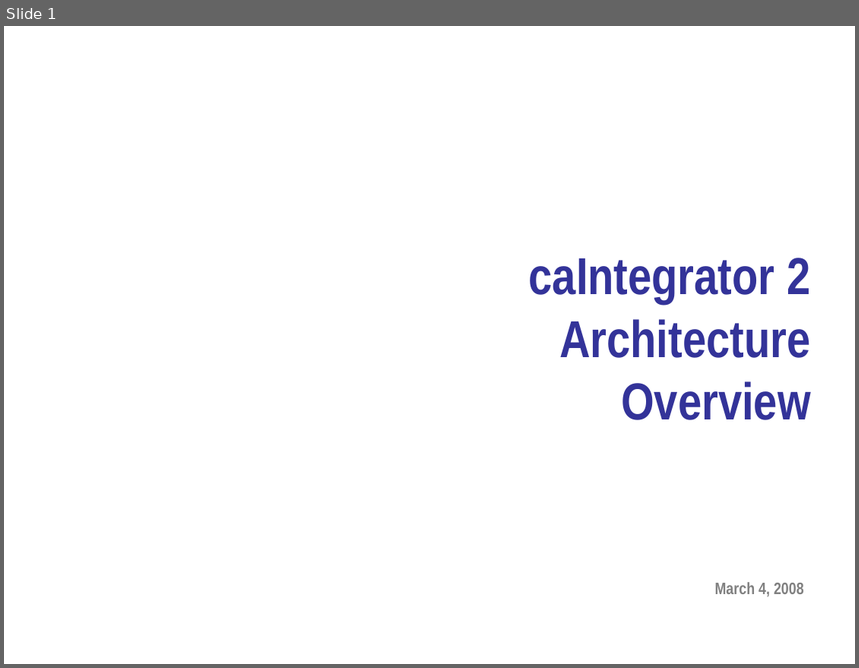
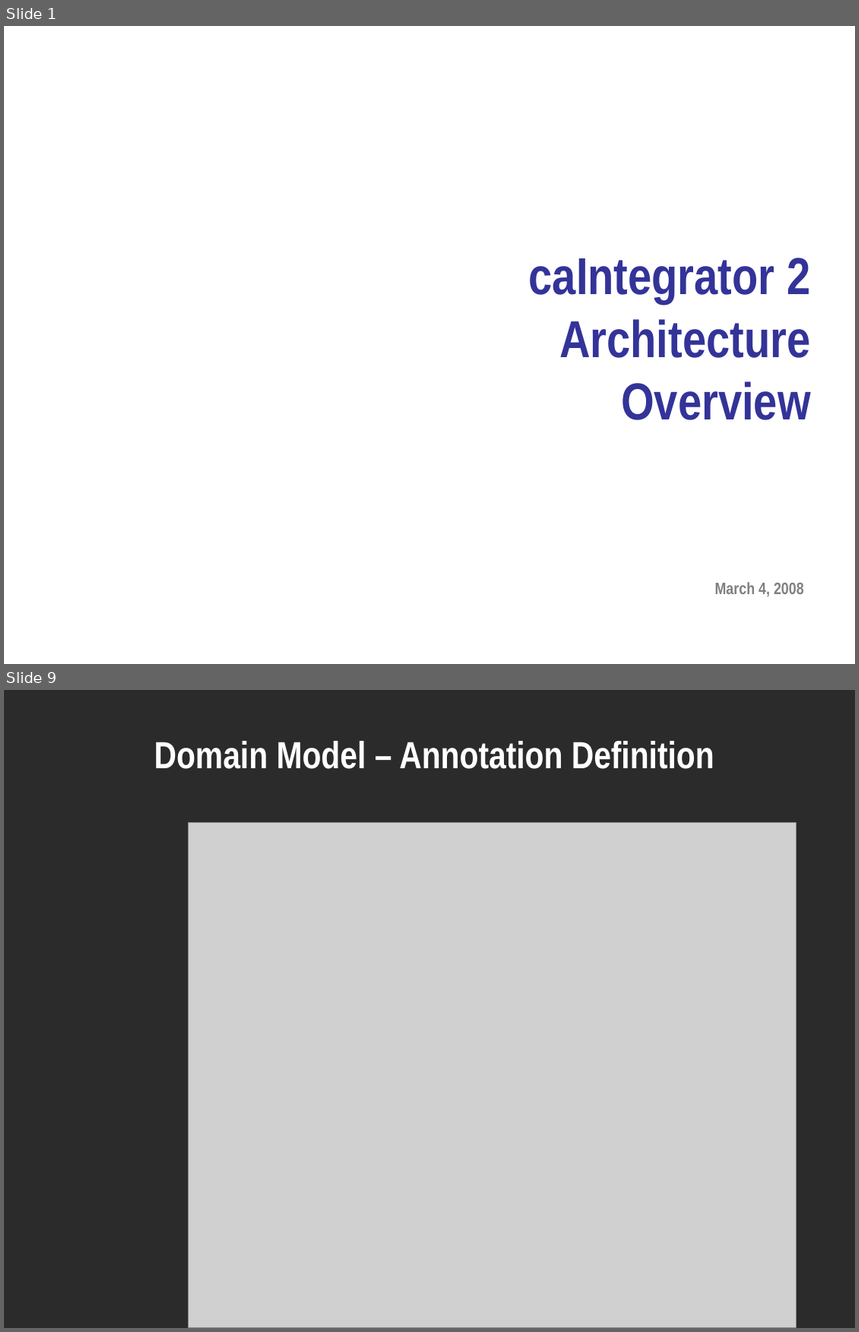
Before and after one commit to NCIP/caintegrator-docs, a slide deck: analysis_and_design/caintegrator2_architecture_overview.ppt. Shown one above the other, each under a label of ours: slide 1 before the commit, slides 1 and 9 after it; the slides between them are not shown. The pictures are 859x668 and 859x1332 pixels, drawn with LibreOffice and Linux fonts; fonts in the diff are those of the drawing; grey boxes stand for pictures; background and template pictures are left out; a plain dark background stands for a picture behind light text. Boxes give left, top, right and bottom in pixels: in the first picture for what was removed or moved away, otherwise in the second. Text is boxed around its words. In the diff, an @@ line names an element or a change of style, - is before the commit and + after.

```diff
--- a/analysis_and_design/caintegrator2_architecture_overview.ppt
+++ b/analysis_and_design/caintegrator2_architecture_overview.ppt
@@ slide 9 added at bbox=[4, 690, 855, 1328], background picture (left out) @@
@@ title added at bbox=[154, 741, 715, 769], 32 pt, text #FFFFFF, bold @@
+Domain Model – Annotation Definition
@@ picture added at bbox=[189, 823, 797, 1328] @@
```
Also in this commit, not shown: 15 other slides added, 2 slides removed, 1 other file.
